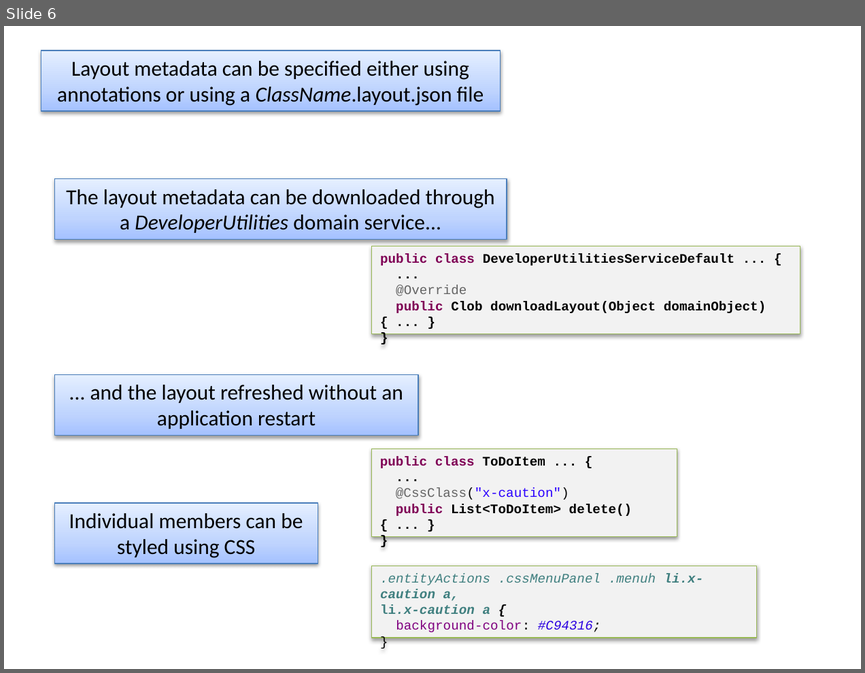
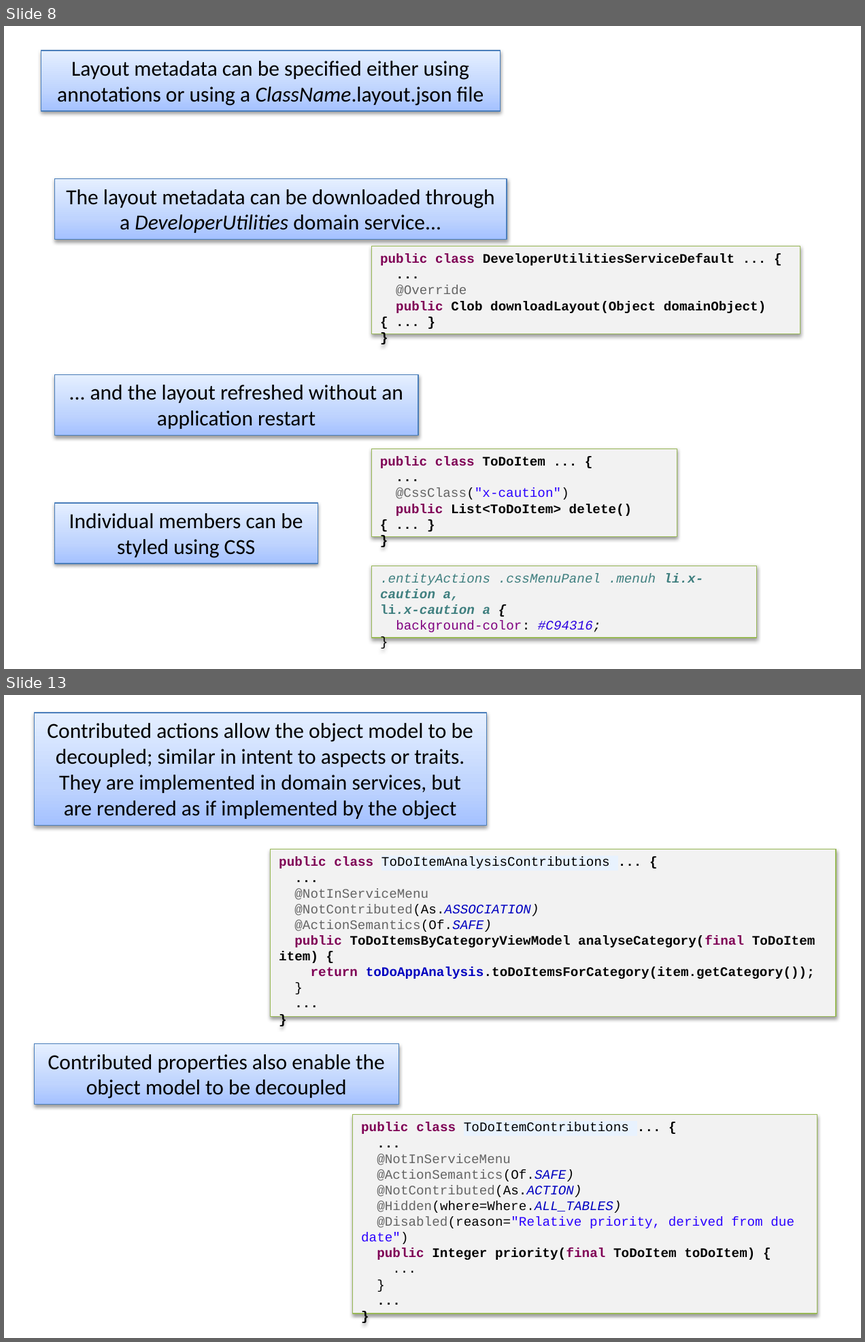
Before and after one commit to apache/causeway-site, a slide deck: content/images/screenshots2/screenshot-captions.pptx. Shown one above the other, each under a label of ours: slide 6 before the commit, slides 8 and 13 after it; the slides between them are not shown. The pictures are 865x673 and 865x1342 pixels, drawn with LibreOffice and Linux fonts; fonts in the diff are those of the drawing. Boxes give left, top, right and bottom in pixels: in the first picture for what was removed or moved away, otherwise in the second. Text is boxed around its words. In the diff, an @@ line names an element or a change of style, - is before the commit and + after.

```diff
--- a/content/images/screenshots2/screenshot-captions.pptx
+++ b/content/images/screenshots2/screenshot-captions.pptx
@@ slide 13 added at [4,695,861,1338], background #FFFFFF @@
@@ rectangle added at [34,713,486,826], fill gradient #A4C4FF to #BFD4FF to #E6EEFF, outline #4B7EBC 0.75 pt, 18 pt, text #000000 @@
+Contributed actions allow the object model to be decoupled; similar in intent to aspects or traits.
+They are implemented in domain services, but are rendered as if implemented by the object
@@ rectangle added at [271,849,836,1016], fill #F2F2F2, outline #98B955 0.75 pt, 11 pt, text #000000, bold @@
+public class ToDoItemAnalysisContributions ... {
+...
+@NotInServiceMenu
+@NotContributed(As.ASSOCIATION)
+@ActionSemantics(Of.SAFE)
+public ToDoItemsByCategoryViewModel analyseCategory(final ToDoItem item) {
+return toDoAppAnalysis.toDoItemsForCategory(item.getCategory());
+}
+...
+}
@@ rectangle added at [34,1044,398,1104], fill gradient #A4C4FF to #BFD4FF to #E6EEFF, outline #4B7EBC 0.75 pt, 18 pt, text #000000 @@
+Contributed properties also enable the object model to be decoupled
@@ rectangle added at [353,1114,817,1312], fill #F2F2F2, outline #98B955 0.75 pt, 11 pt, text #000000 @@
+public class ToDoItemContributions ... {
+...
+@NotInServiceMenu
+@ActionSemantics(Of.SAFE)
+@NotContributed(As.ACTION)
+@Hidden(where=Where.ALL_TABLES)
+@Disabled(reason="Relative priority, derived from due date")
+public Integer priority(final ToDoItem toDoItem) {
+...
+}
+...
+}
@@ what was slide 6 is now slide 8 @@
```
Also in this commit, not shown: 3 slides changed, 11 other slides added, 45 other files.
